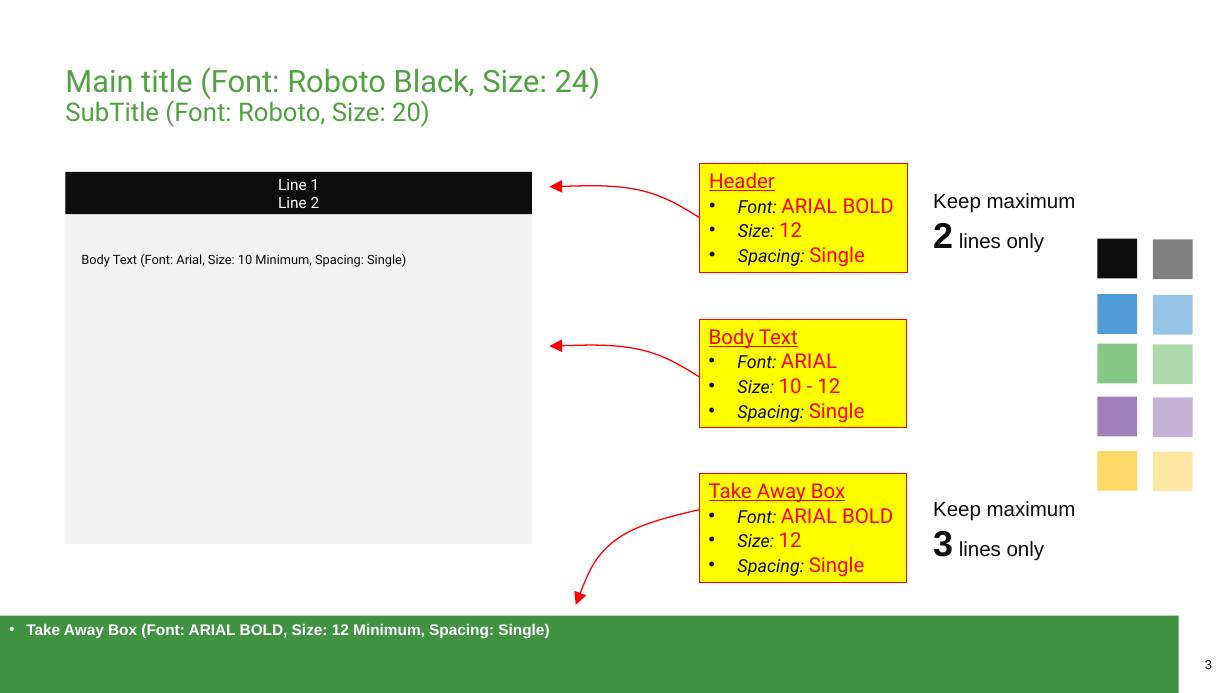
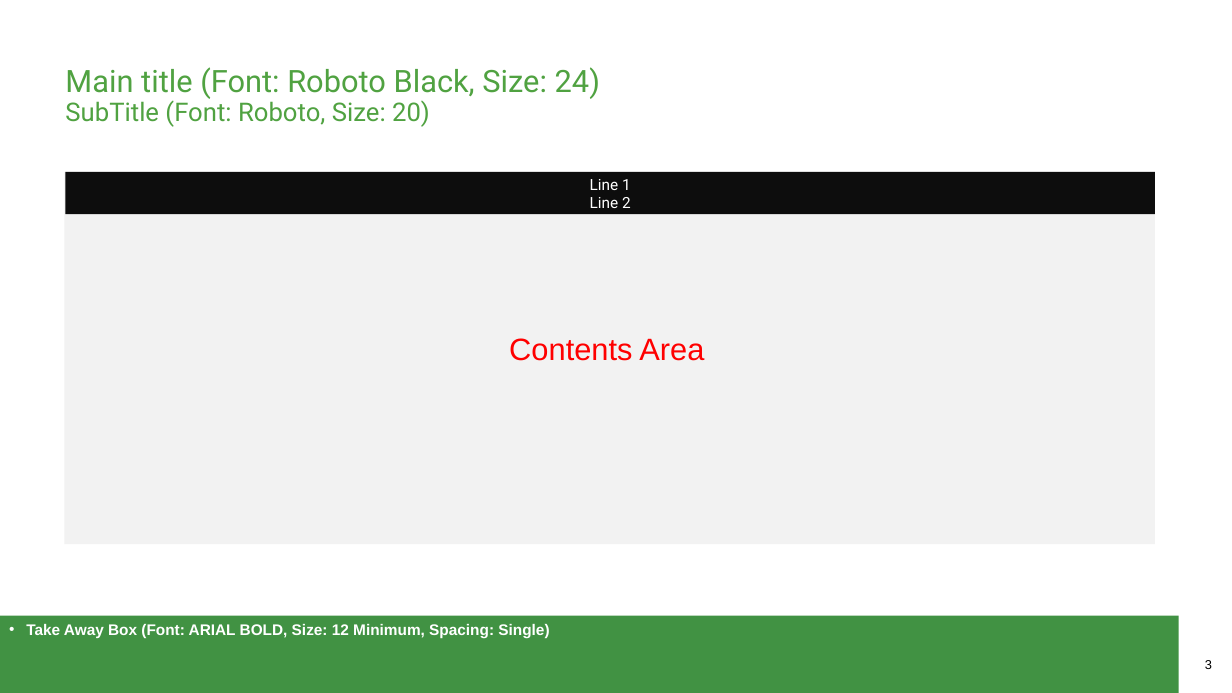
Before and after one commit to rseet/Ada, a slide deck: slide 3 of KNB Research Slides Template 2025.pptx. Drawn at 1232x693 pixels with LibreOffice and Linux fonts; fonts in the diff are those of the drawing; background and template pictures are left out. Boxes give left, top, right and bottom in pixels: in the first picture for what was removed or moved away, otherwise in the second. Text is boxed around its words. In the diff, an @@ line names an element or a change of style, - is before the commit and + after.

Commit message:
Modify set_title() function, KNB slide template, and the slide index for base_content

```diff
--- a/KNB Research Slides Template 2025.pptx
+++ b/KNB Research Slides Template 2025.pptx
@@ rectangle: place and size @@
-rectangle at (65, 172, 532, 544)
+rectangle at (65, 172, 1155, 544)
@@ rectangle "Line 1": place and size @@
-rectangle "Line 1" at (66, 172, 532, 214)
+rectangle "Line 1" at (66, 172, 1155, 214)
@@ rectangle removed at (701, 164, 908, 273) @@
-Header
-• Font: ARIAL BOLD
-• Size: 12
-• Spacing: Single
@@ freeform shape removed at (550, 186, 700, 217) @@
@@ text removed at (933, 193, 1076, 253) @@
-Keep maximum
-2 lines only
@@ group removed at (1098, 238, 1193, 492): 10 rectangles @@
@@ text removed at (81, 254, 406, 267) @@
-Body Text (Font: Arial, Size: 10 Minimum, Spacing: Single)
@@ rectangle removed at (700, 319, 907, 428) @@
-Body Text
-• Font: ARIAL
-• Size: 10 - 12
-• Spacing: Single
@@ text added at (509, 338, 704, 361), 24 pt, text #FF0000 @@
+Contents Area
@@ freeform shape removed at (550, 346, 700, 377) @@
@@ rectangle removed at (700, 473, 907, 582) @@
-Take Away Box
-• Font: ARIAL BOLD
-• Size: 12
-• Spacing: Single
@@ text removed at (933, 501, 1076, 561) @@
-Keep maximum
-3 lines only
@@ freeform shape removed at (576, 510, 700, 605) @@
```
Also in this commit, not shown: 1 other slide changed, 1 other file.
